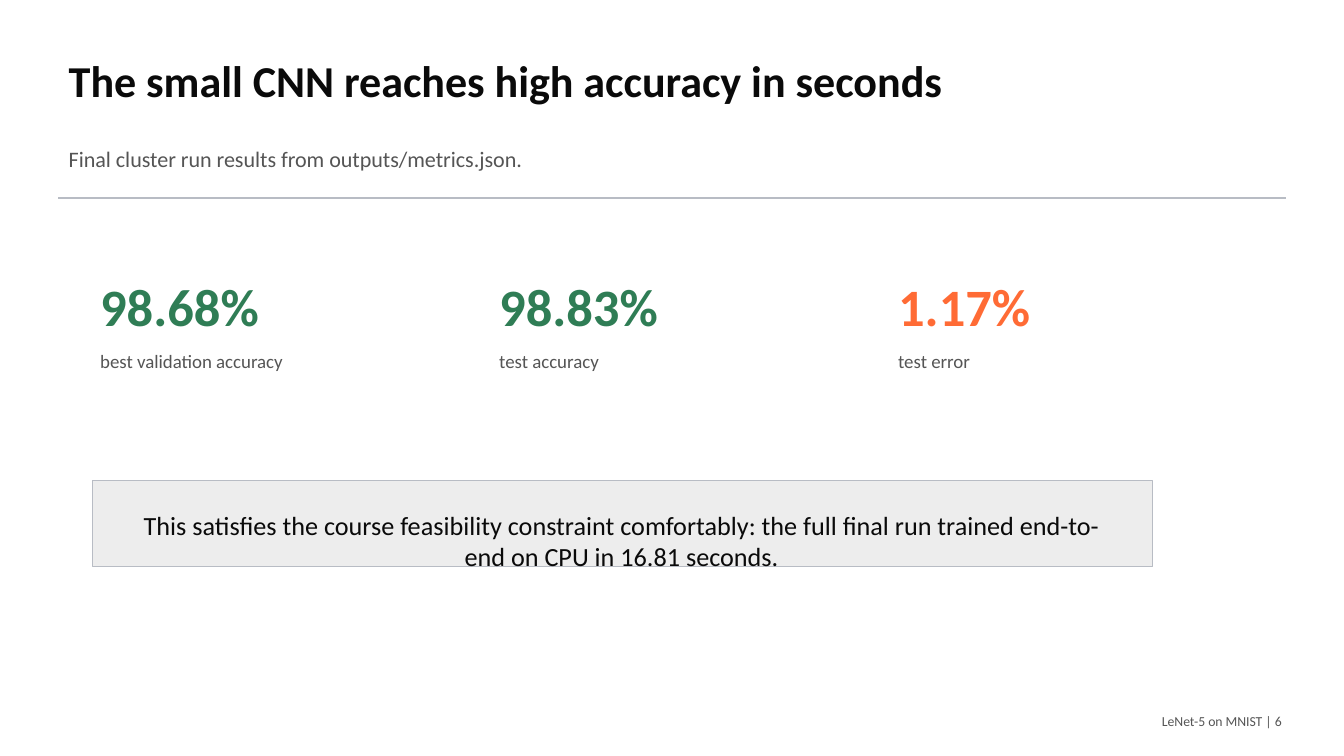
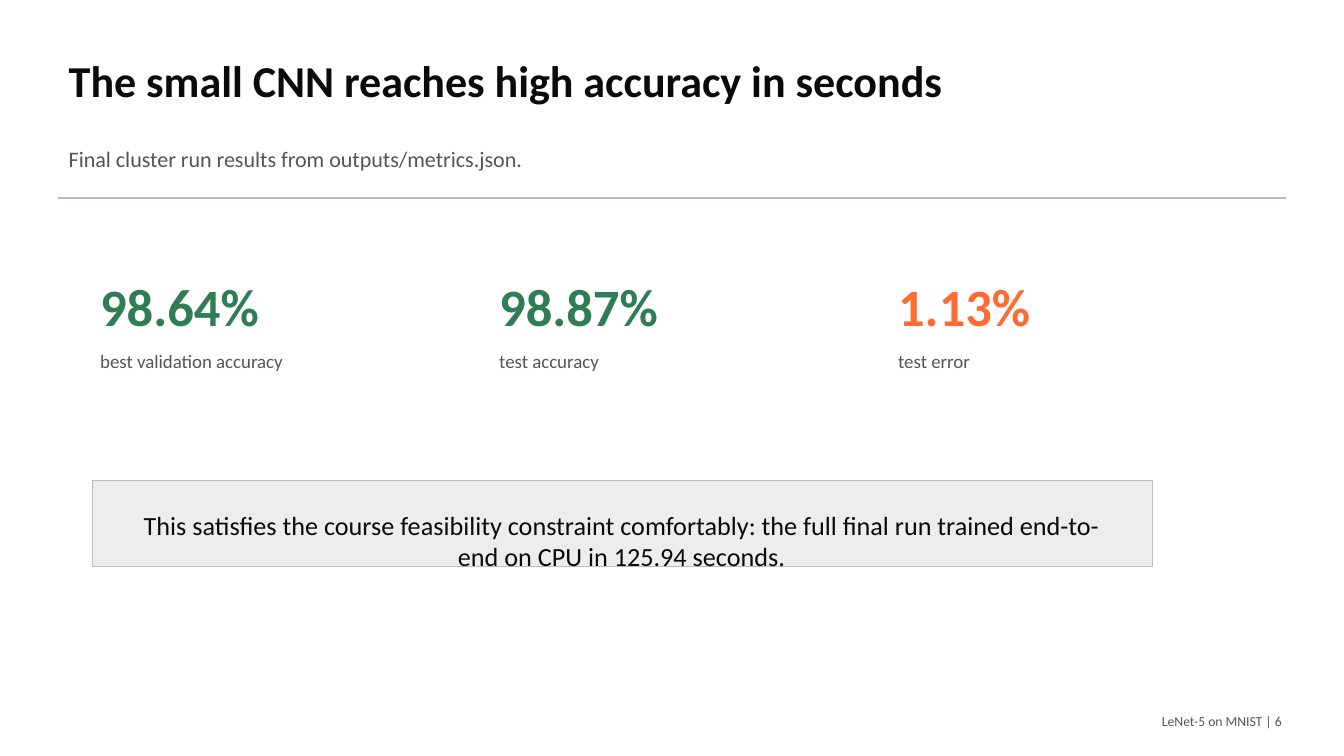
Before and after one commit to macbehnke/NN_funds_project, a slide deck: slide 6 of slides/LeNet5_MNIST_Final_Presentation.pptx. Drawn at 1344x756 pixels with LibreOffice and Linux fonts; fonts in the diff are those of the drawing. Boxes give left, top, right and bottom in pixels: in the first picture for what was removed or moved away, otherwise in the second. Text is boxed around its words. In the diff, an @@ line names an element or a change of style, - is before the commit and + after.

```diff
--- a/slides/LeNet5_MNIST_Final_Presentation.pptx
+++ b/slides/LeNet5_MNIST_Final_Presentation.pptx
@@ text at (100, 289, 259, 327): text changed @@
-98.68%
+98.64%
@@ text at (499, 289, 658, 327): text changed @@
-98.83%
+98.87%
@@ text at (898, 290, 1030, 327): text changed @@
-1.17%
+1.13%
@@ text at (144, 516, 1099, 567): text changed @@
-This satisfies the course feasibility constraint comfortably: the full final run trained end-to-end on CPU in 16.81 seconds.
+This satisfies the course feasibility constraint comfortably: the full final run trained end-to-end on CPU in 125.94 seconds.
```
Also in this commit, not shown: 9 other slides changed, 7 other files.
